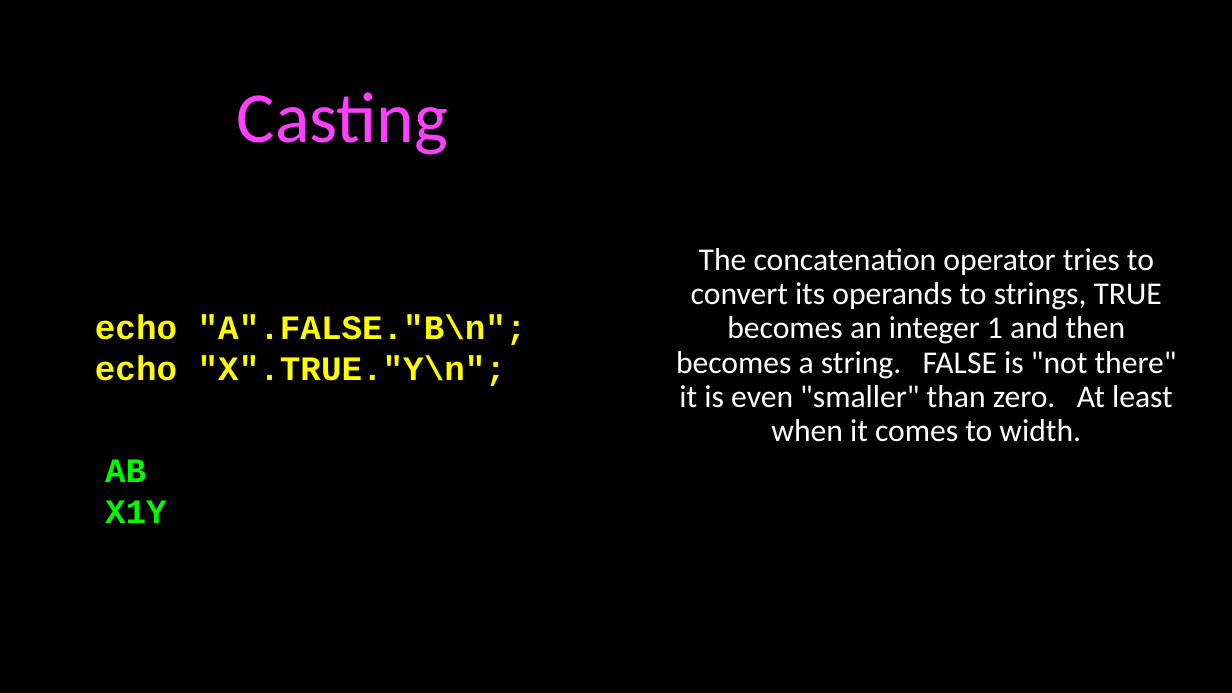
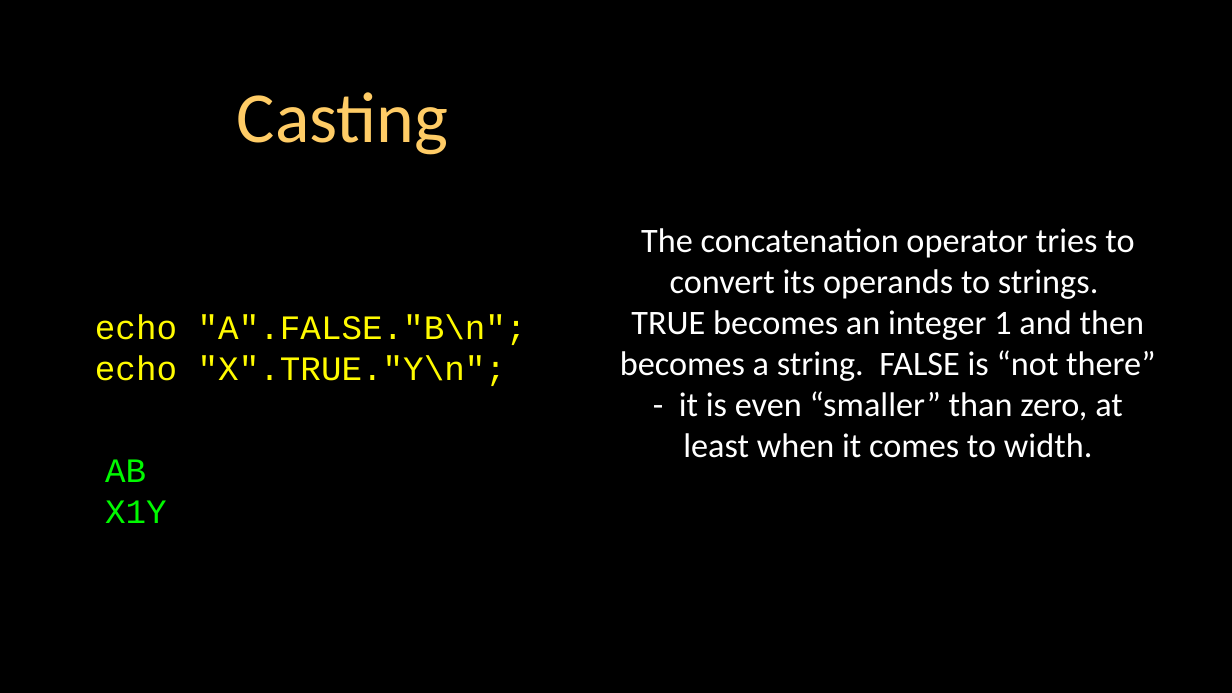
Before and after one commit to csev/wa4e, a slide deck: slide 30 of lectures/PHP-01-Overview.ppt. Drawn at 1232x693 pixels with LibreOffice and Linux fonts; fonts in the diff are those of the drawing. Boxes give left, top, right and bottom in pixels: in the first picture for what was removed or moved away, otherwise in the second. Text is boxed around its words. In the diff, an @@ line names an element or a change of style, - is before the commit and + after.

```diff
--- a/lectures/PHP-01-Overview.ppt
+++ b/lectures/PHP-01-Overview.ppt
@@ title "Casting" at bbox=[237, 92, 449, 155]: text colour #FF40FF to #FFCC66 @@
@@ free "The concatenation operator tries to ...": place and size @@
-free "The concatenation operator tries to ..." at bbox=[665, 205, 1186, 488]
+free "The concatenation operator tries to ..." at bbox=[616, 182, 1161, 500]
@@ text in free at bbox=[620, 228, 1155, 458]: text changed; size 18.5 to 20 pt @@
-The concatenation operator tries to convert its operands to strings, TRUE becomes an integer 1 and then becomes a string. FALSE is "not there" it is even "smaller" than zero. At least when it comes to width.
+The concatenation operator tries to convert its operands to strings.
+TRUE becomes an integer 1 and then becomes a string. FALSE is “not there” - it is even “smaller” than zero, at least when it comes to width.
@@ free "echo "A".FALSE."B\n";" at bbox=[91, 302, 828, 392]: bold off @@
@@ free "AB" at bbox=[101, 445, 448, 535]: bold off @@
```
Also in this commit, not shown: 44 other slides changed, 3 other files.
